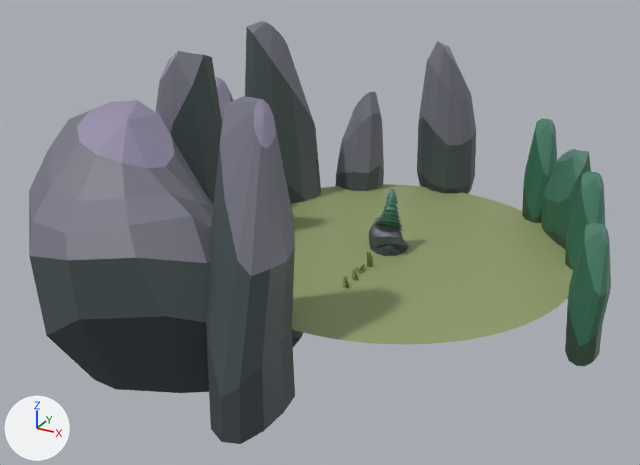
Two versions of the FBX model Assets/Art/Ben Assets/Arena_Platform.fbx, one commit apart.
Both versions are drawn from a 50 mm lens placed at (88.9, -199.9, 100.7), pointed at (-12.4, -15.9, 8.6). The axes (+X, +Y, +Z) are drawn at lower left. The lights are the same throughout. Where no turn or scale is listed for an object, it has been applied to the vertices.

In view in the first picture: 'Cube', 'Cube.004', 'Cube.005', 'Platform', 'Stone 01', 'Stone 01.001', 'Stone 01.002', 'Stone 01.003', 'Stone 01.004', 'Stone 01.005', 'Stone 01.006', 'Stone 01.007', 'Stone 02', 'Stone 02.002', 'Stone 02.003', 'Stone 03', 'Stone 03.001', 'Tanne'.
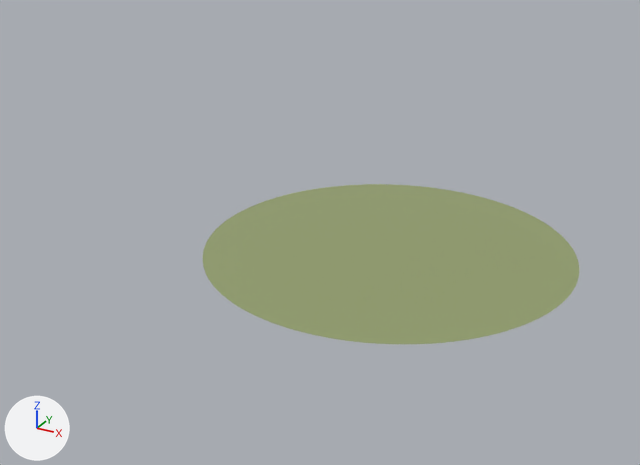
Pixel boxes [x1, y1, x2, y2] of what changed, in the pictures (640 x 465 px):
'Stone 03.001', deleted
    before: [29, 100, 303, 393]
'Stone 01.002', deleted
    before: [206, 96, 295, 444]
'Stone 01.003', deleted
    before: [245, 21, 321, 203]
'Stone 02.003', deleted
    before: [417, 41, 476, 194]
'Stone 01.001', deleted
    before: [156, 51, 222, 205]
'Stone 01.004', deleted (green)
    before: [565, 222, 611, 366]
'Stone 02.002', deleted
    before: [336, 92, 384, 191]
'Stone 01.006', deleted (green)
    before: [541, 149, 591, 250]
'Stone 01.005', deleted (green)
    before: [522, 118, 557, 223]
'Stone 01.007', deleted (green)
    before: [565, 171, 605, 299]
'Tanne', deleted (green)
    before: [374, 189, 404, 256]
'Stone 03', deleted
    before: [372, 216, 409, 253]
'Stone 02', deleted
    before: [215, 77, 234, 124]
'Stone 01', deleted
    before: [369, 218, 403, 256]
'Cube', deleted
    before: [367, 252, 373, 267]
'Cube.004', deleted
    before: [352, 268, 358, 280]
'Cube.005', deleted
    before: [356, 264, 365, 274]

What the commit changed:
Object 'Stone 03' (ob_stone_03) is deleted.
Object 'Stone 01.005' (ob_stone_01_005) is deleted.
Object 'Stone 01.007' (ob_stone_01_007) is deleted.
Object 'Stone 02.003' (ob_stone_02_003) is deleted.
Object 'Stone 02' (ob_stone_02) is deleted.
Object 'Cube.004' (ob_cube_004) is deleted.
Object 'Stone 01.004' (ob_stone_01_004) is deleted.
Object 'Tanne' (ob_tanne) is deleted.
Object 'Stone 02.002' (ob_stone_02_002) is deleted.
Object 'Stone 01' (ob_stone_01) is deleted.
Object 'Stone 03.001' (ob_stone_03_001) is deleted.
Object 'Stone 01.003' (ob_stone_01_003) is deleted.
Object 'Cube' (ob_cube) is deleted.
Object 'Cube.005' (ob_cube_005) is deleted.
Object 'Stone 01.002' (ob_stone_01_002) is deleted.
Object 'Stone 01.001' (ob_stone_01_001) is deleted.
Object 'Stone 01.006' (ob_stone_01_006) is deleted.
